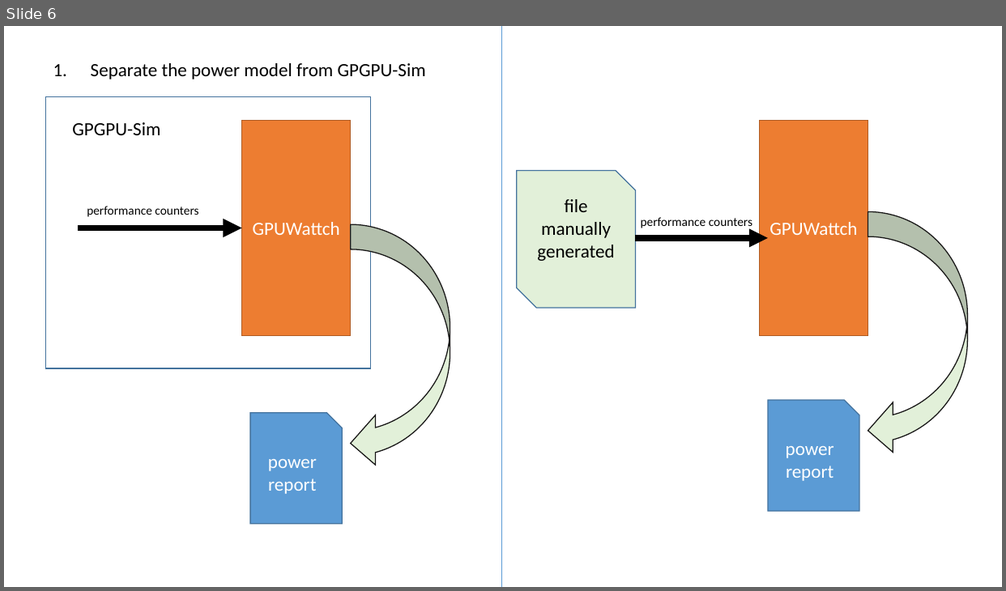
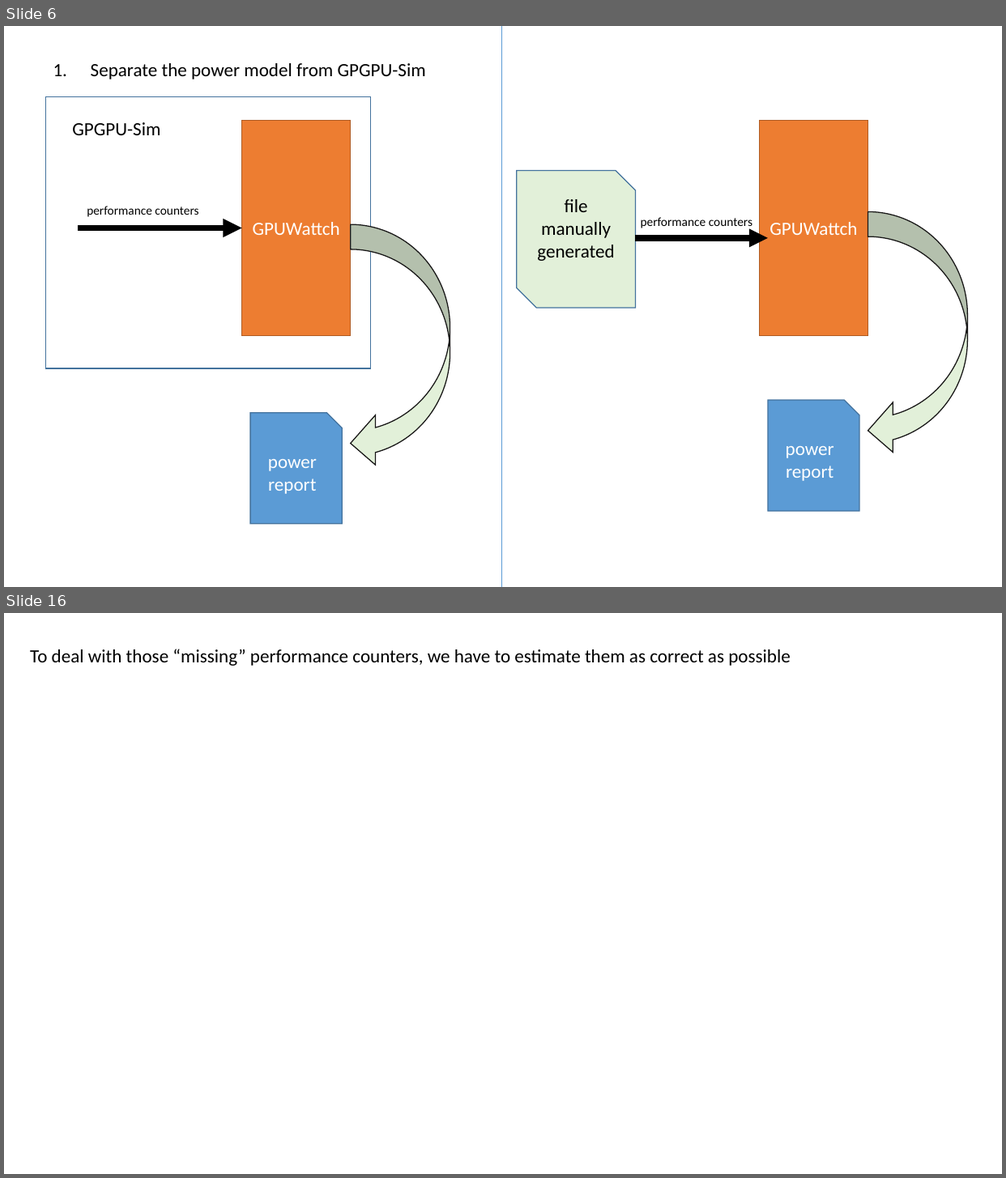
Before and after one commit to shenzongyi1997/GPU_learning, a slide deck: presentation/Shen Zongyi.pptx. Shown one above the other, each under a label of ours: slide 6 before the commit, slides 6 and 16 after it; the slides between them are not shown. The pictures are 1006x591 and 1006x1178 pixels, drawn with LibreOffice and Linux fonts; fonts in the diff are those of the drawing. Boxes give left, top, right and bottom in pixels: in the first picture for what was removed or moved away, otherwise in the second. Text is boxed around its words. In the diff, an @@ line names an element or a change of style, - is before the commit and + after.

```diff
--- a/presentation/Shen Zongyi.pptx
+++ b/presentation/Shen Zongyi.pptx
@@ slide 16 added at (4, 613, 1002, 1174), background #FFFFFF @@
@@ text added at (30, 649, 791, 666), 18 pt, text #000000 @@
+To deal with those “missing” performance counters, we have to estimate them as correct as possible
```
Also in this commit, not shown: 2 slides changed, 7 other slides added.
